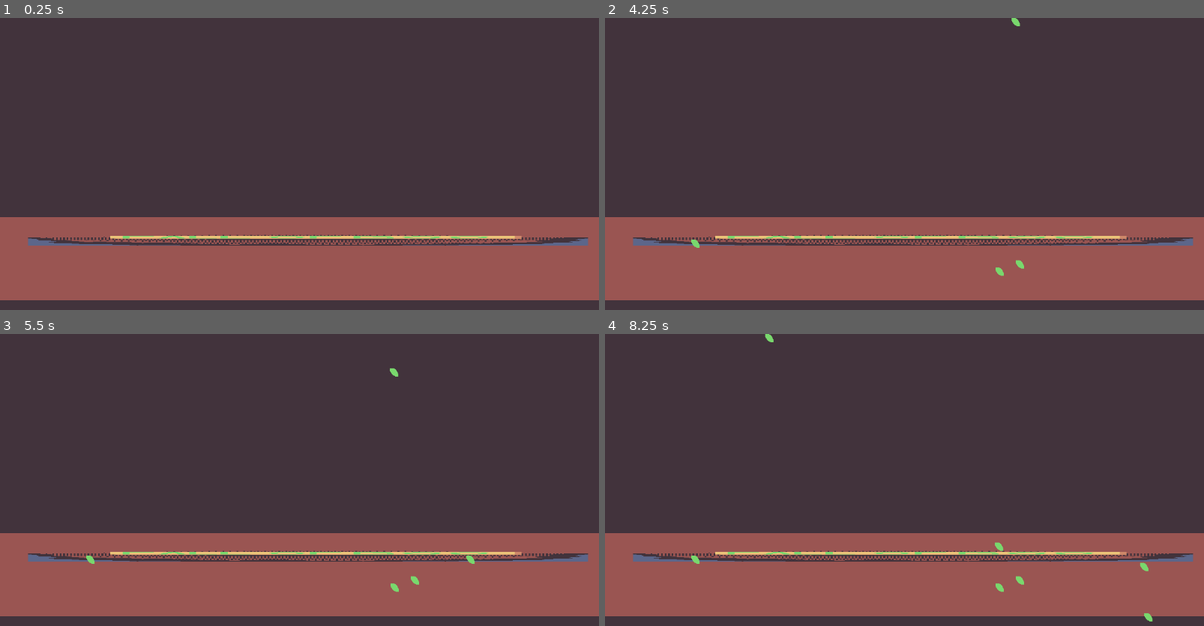
Above: before the commit, frames 1-4 (two rows, left to right).
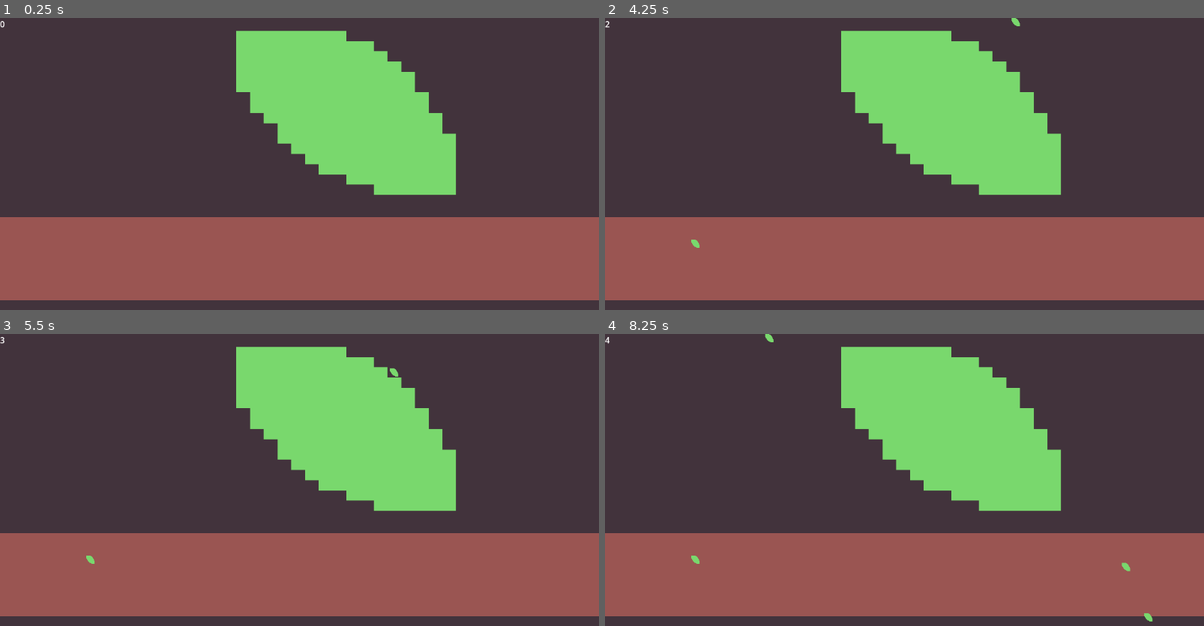
Above: after the commit, the same moments.

Repository: NHemmerly/wild-jam-85
Game: Godot game, scene res://level/map_only/map_only.tscn
The game is run twice, just before and just after one commit, with the same random seed, the same clock (stepped at 60 frames per second) and the same inputs. The project has no main scene, so this scene is started directly.
Inputs:
- Up to frame 1 (0.25 s): no input
- Up to frame 2 (4.25 s): tap Enter at 0.5, 2.75 s; tap Space at 2 s
- Up to frame 3 (5.5 s): tap Space at 5 s
- Up to frame 4 (8.25 s): tap Enter at 7.25 s

The runs differ from the first frame. In frame 1, 17% of the frame differs, in the area x 0-99%, y 1-78%; in frame 2, 17%; in frame 3, 17%; in frame 4, 17%, in the area x 0-99%, y 1-89%.

Commit message:
added goo
goo destroys leaf and adds to slime count by 1

Diff:
--- /dev/null
+++ b/entities/goo/goo.tscn
@@ -0,0 +1,21 @@
+[gd_scene load_steps=4 format=3 uid="uid://db46kos83ixhq"]
+
+[ext_resource type="Script" uid="uid://j1w86rjk0gn8" path="res://goo.gd" id="1_ypi1f"]
+[ext_resource type="Texture2D" uid="uid://dk58kmi2gf3tl" path="res://assets/png/leaf-1.png" id="2_8hf4u"]
+
+[sub_resource type="CapsuleShape2D" id="CapsuleShape2D_b7q2t"]
+radius = 100.51356
+height = 447.42416
+
+[node name="goo" type="Area2D"]
+script = ExtResource("1_ypi1f")
+
+[node name="CollisionShape2D" type="CollisionShape2D" parent="."]
+rotation = 2.195624
+shape = SubResource("CapsuleShape2D_b7q2t")
+
+[node name="Sprite2D" type="Sprite2D" parent="."]
+scale = Vector2(26.437502, 19.777512)
+texture = ExtResource("2_8hf4u")
+
+[connection signal="area_entered" from="." to="." method="_on_area_entered"]
--- a/entities/items/leaf_1/leaf_1.tscn
+++ b/entities/items/leaf_1/leaf_1.tscn
@@ -8,7 +8,7 @@
 
 [sub_resource type="CircleShape2D" id="CircleShape2D_t6wa5"]
 
-[node name="Leaf1" type="RigidBody2D" node_paths=PackedStringArray("sprite")]
+[node name="Leaf1" type="RigidBody2D" node_paths=PackedStringArray("sprite") groups=["leaf"]]
 physics_material_override = SubResource("PhysicsMaterial_rpy6u")
 gravity_scale = 0.75
 freeze_mode = 1
--- /dev/null
+++ b/goo.gd
@@ -0,0 +1,8 @@
+extends Area2D
+
+@onready var slime_count = $"../slimeCount"
+
+func _on_body_entered(body: Node2D) -> void:
+	if body.is_in_group("leaf"):
+		body.queue_free()
+		slime_count.slime_count+=1
--- a/level/map_only/map_only.tscn
+++ b/level/map_only/map_only.tscn
@@ -1,9 +1,10 @@
-[gd_scene load_steps=9 format=4 uid="uid://vhf6lhoqr3jy"]
+[gd_scene load_steps=10 format=4 uid="uid://vhf6lhoqr3jy"]
 
 [ext_resource type="Script" uid="uid://dm4h17wurvpq7" path="res://game/player/player.gd" id="1_d3ao2"]
 [ext_resource type="Texture2D" uid="uid://dymipmy2heixw" path="res://assets/png/tilesheet-1.png" id="2_ns6pg"]
 [ext_resource type="PackedScene" uid="uid://dctqiqgfd2b7l" path="res://level/leaf_spawner/leaf_spawner.tscn" id="3_iswir"]
-[ext_resource type="PackedScene" uid="uid://bmhlecg3u8rri" path="res://game/belt/belt.tscn" id="4_ufh38"]
+[ext_resource type="Script" uid="uid://cbpab46sm3jxw" path="res://level/map_only/slime_count.gd" id="4_ufh38"]
+[ext_resource type="PackedScene" uid="uid://db46kos83ixhq" path="res://entities/goo/goo.tscn" id="5_b45g7"]
 
 [sub_resource type="TileSetAtlasSource" id="TileSetAtlasSource_iswir"]
 texture = ExtResource("2_ns6pg")
@@ -63,5 +64,12 @@
 tile_map_data = PackedByteArray("AAAAABgAAAACAAAAAAAAABkAAAACAAAAAAAAABoAAAACAAAAAAAAABsAAAACAAAAAAAAABwAAAACAAAAAAAAAB …(11440 unchanged characters)…
 tile_set = SubResource("TileSet_b45g7")
 
-[node name="belt" parent="." instance=ExtResource("4_ufh38")]
-position = Vector2(214, 431)
+[node name="slimeCount" type="Label" parent="."]
+offset_right = 217.0
+offset_bottom = 133.0
+script = ExtResource("4_ufh38")
+
+[node name="goo" parent="." instance=ExtResource("5_b45g7")]
+position = Vector2(666, 183)
+
+[connection signal="body_entered" from="goo" to="goo" method="_on_body_entered"]
--- /dev/null
+++ b/level/map_only/slime_count.gd
@@ -0,0 +1,6 @@
+extends Label
+
+var slime_count = 0
+func _process(delta: float) -> void:
+	var slime_count_text = str(slime_count)
+	text = slime_count_text
--- a/project.godot
+++ b/project.godot
@@ -11,7 +11,7 @@
 [application]
 
 config/name="wild-jam-85"
-config/features=PackedStringArray("4.4", "GL Compatibility")
+config/features=PackedStringArray("4.5", "GL Compatibility")
 config/icon="res://icon.svg"
 
 [autoload]
@@ -28,6 +28,10 @@
 "res://utility/": "yellow"
 }
 
+[global_group]
+
+leaf=""
+
 [input]
 
 ui_mouse_left={
Not shown, added: goo.gd.uid
Not shown, added: level/map_only/slime_count.gd.uid
